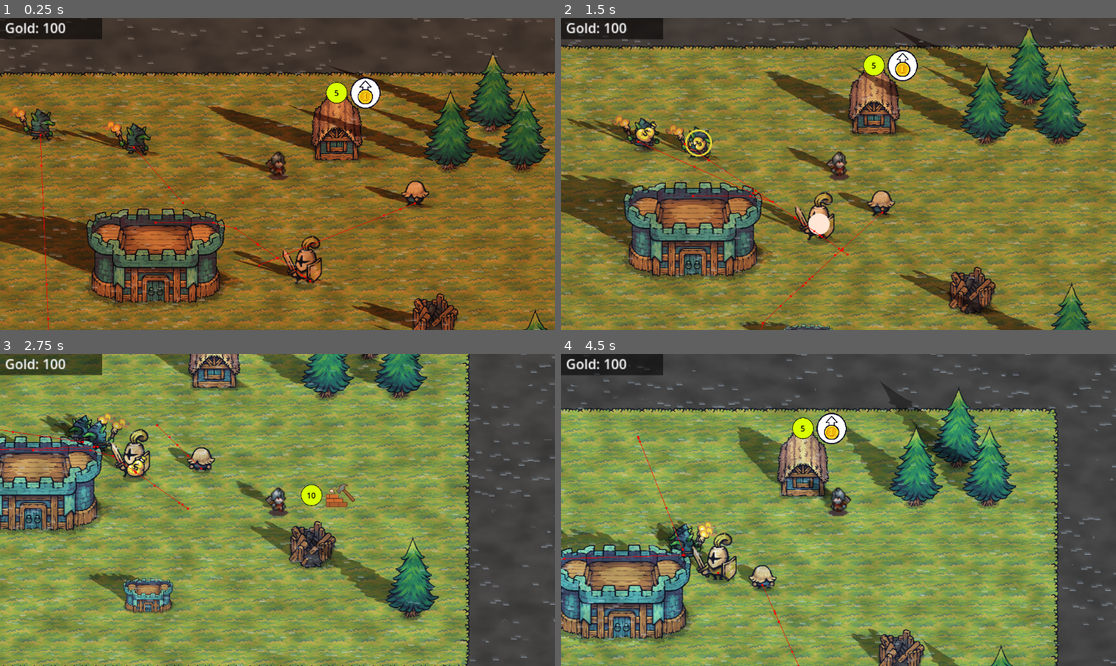
Above: before the commit, frames 1-4 (two rows, left to right).
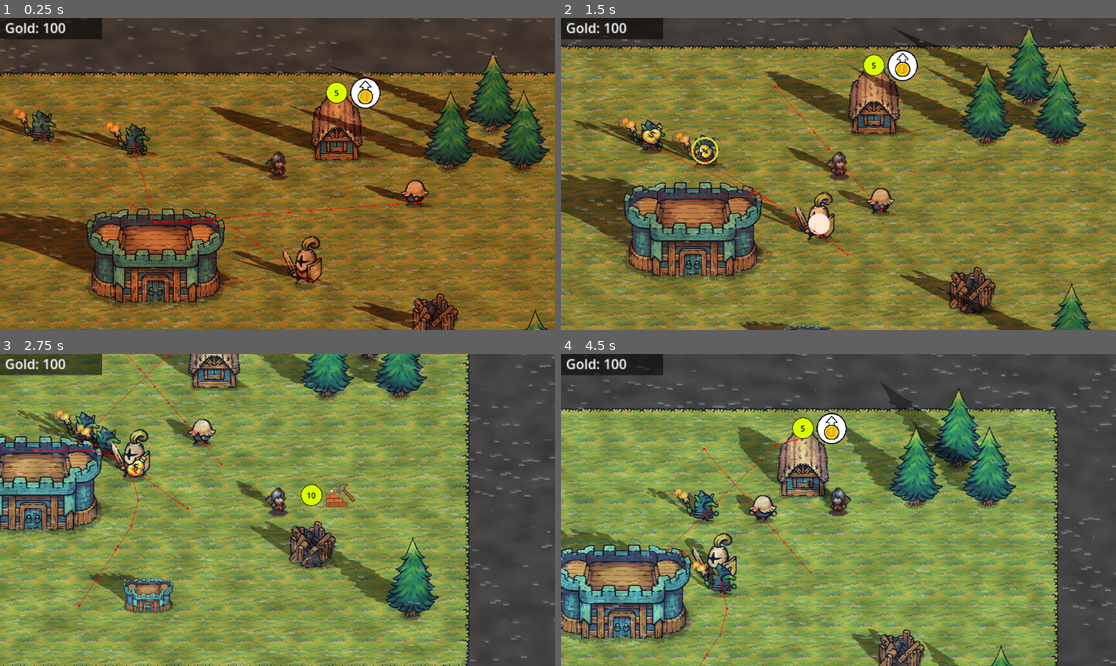
Above: after the commit, the same moments.

Repository: achotai2/battle-game-2D-proto
Game: Godot game, scene res://Scenes/main.tscn
Two runs of this game, one before a commit and one after it. Both use one fixed random seed, a clock stepped at 60 frames per second and the inputs below.
Inputs (mouse positions are in pixels of both pictures, inside the frame that each line leads up to):
- Up to frame 1 (0.25 s): no input
- Up to frame 2 (1.5 s): move the mouse to (960, 158) at 0.52 s; hold Right (move_right) 0.53-1.28 s; tap Ctrl (attack) at 0.6 s; move the mouse to (727, 189) at 1.27 s; hold S (move_down) from 1.28 s (still down); click (727, 189) at 1.35 s
- Up to frame 3 (2.75 s): move the mouse to (333, 441) at 2.02 s; release S (move_down) at 2.03 s; hold Right (move_right) from 2.03 s (still down); tap Space (interact) at 2.1 s
- Up to frame 4 (4.5 s): move the mouse to (810, 572) at 2.77 s; release Right (move_right) at 2.78 s; hold W (move_up) 2.78-3.53 s; tap Ctrl (attack) at 2.85 s; move the mouse to (1005, 556) at 3.52 s; hold A (move_left) from 3.53 s (still down); click (1005, 556) at 3.6 s; move the mouse to (672, 463) at 4.27 s; tap Space (interact) at 4.35 s

The runs differ from the first frame. In frame 1, 1.4% of the frame differs, in the area x 0-78%, y 28-100%; in frame 2, 2.2%; in frame 3, 2.3%; in frame 4, 3.2%, in the area x 0-46%, y 26-100%.

Commit message:
Fix minion meander oscillation by preventing redundant idle state calls
Minions were oscillating between MEANDER and NONE states because `MinionTasker._on_think` was repeatedly calling `_set_idle_state()` every tick when idle, which cleared the movement order. This fix ensures `_set_idle_state()` is only called when transitioning into the IDLE state. Additionally, redundant calls to `_set_idle_state()` after `_release_job(true)` were removed.

Co-authored-by: achotai2 <64825783+achotai2@users.noreply.github.com>

Diff:
--- a/Scripts/AgentNodes/minion_tasker.gd
+++ b/Scripts/AgentNodes/minion_tasker.gd
@@ -129,13 +129,13 @@
 		set_castle(agent.call("return_castle"))
 
 	if _site == null or not is_instance_valid(_site):
-		_set_idle_state()
+		if _state != State.IDLE:
+			_set_idle_state()
 		_request_job_if_idle()
 		return
 
 	if not _site_needs_work(_site):
 		_release_job(true)
-		_set_idle_state()
 		_request_job_if_idle()
 		return
 
@@ -164,7 +164,6 @@
 
 	if not _site_needs_work(_site):
 		_release_job(true)
-		_set_idle_state()
 		return
 
 	if not _is_in_work_range(_site):
@@ -177,7 +176,6 @@
 
 	if not _site_needs_work(_site):
 		_release_job(true)
-		_set_idle_state()
 
 
 func _enter_work_state() -> void:
